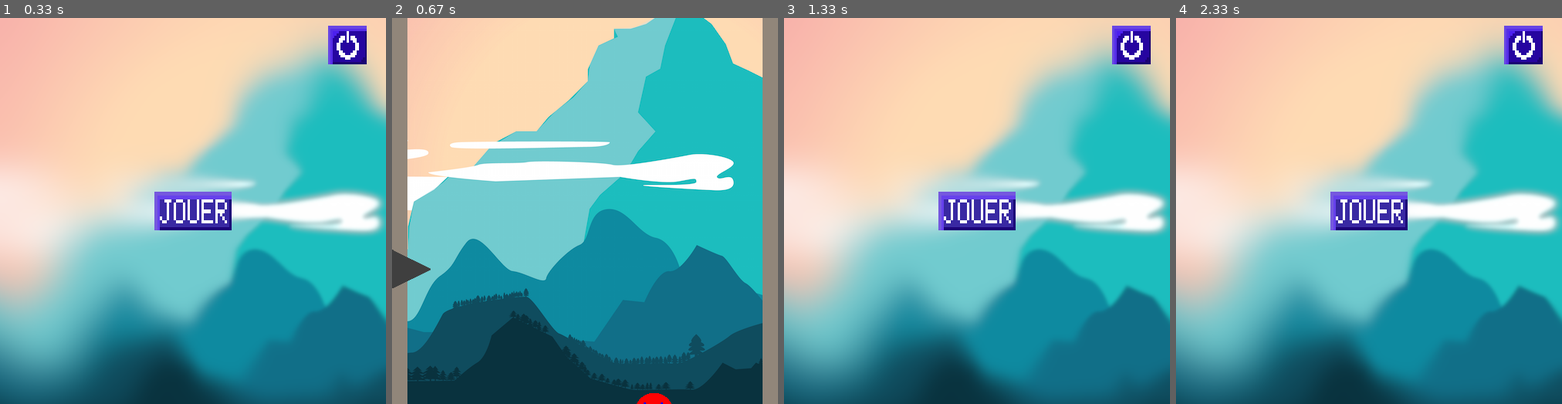
Above: before the commit, frames 1-4 (left to right).
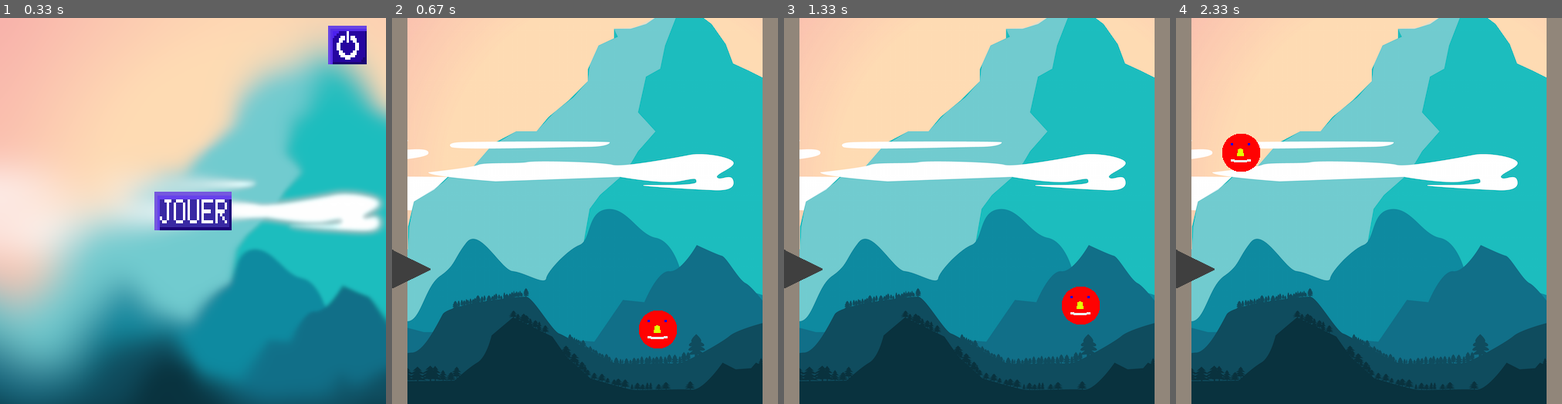
Above: after the commit, the same moments.

Repository: Wissi00/Projet-CMI
Game: pygame game, started from Main.py
Same seed, same stepped clock (60 frames per second), same inputs: the game is played once before the commit and once after it.
Inputs (mouse positions are in pixels of both pictures, inside the frame that each line leads up to):
- Up to frame 1 (0.33 s): no input
- Up to frame 2 (0.67 s): click (585, 211) at 0.38 s
- Up to frame 3 (1.33 s): tap Space at 0.67, 1.07 s
- Up to frame 4 (2.33 s): tap Space at 1.37, 1.57, 1.9, 2.2 s

Frame 1 is identical in both runs. In frame 2, 1.0% of the frame differs, in the area x 63-74%, y 75-100%; in frame 3, 69%; in frame 4, 70%, in the area x 0-100%, y 0-100%.

Commit message:
reglage de sauts

Diff:
--- a/classes.py
+++ b/classes.py
@@ -29,7 +29,7 @@
         self.dir = 1
         self.vitesseHorizontale = 5
         self.vitesseVerticale = 0
-        self.gravite = 3
+        self.gravite = 6
         self.mur1 = mur1
         self.mur2 = mur2
 
@@ -52,9 +52,9 @@
 
     def mouvY(self, jump):
         if jump == False:
-            self.vitesseVerticale= approach(self.vitesseVerticale,8,0.4)
+            self.vitesseVerticale= approach(self.vitesseVerticale,5,0.15)
         else:
-            self.vitesseVerticale= -7
+            self.vitesseVerticale= -4
         self.y += self.vitesseVerticale
         global hauteur
         hauteur += max(0,(plafond-(self.y + self.vitesseVerticale)))
